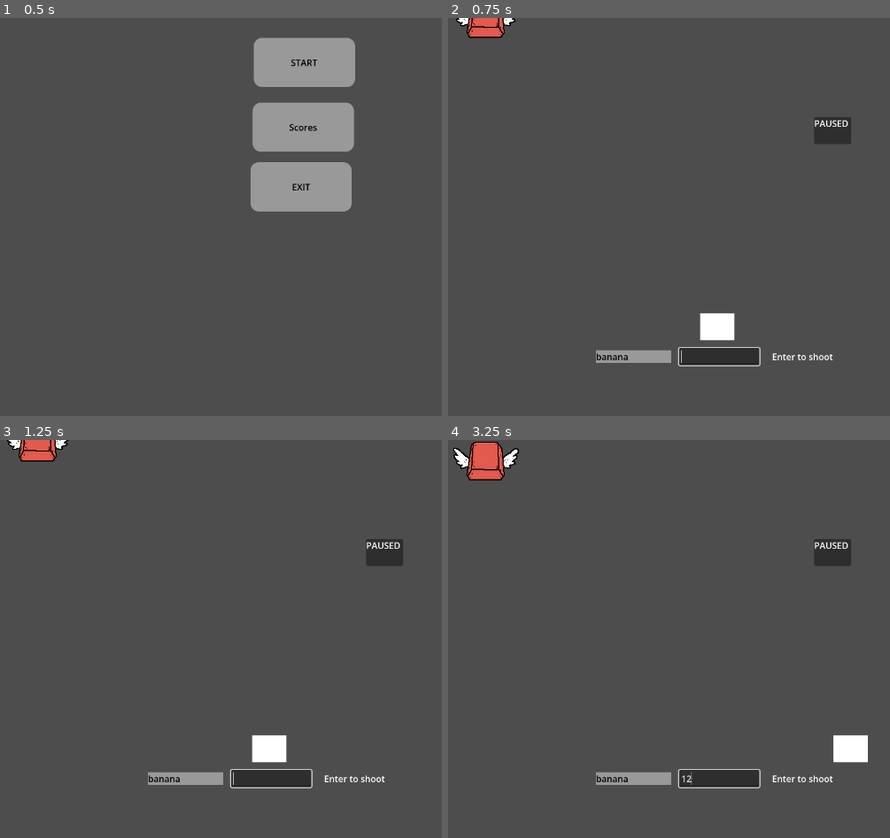
Above: before the commit, frames 1-4 (two rows, left to right).
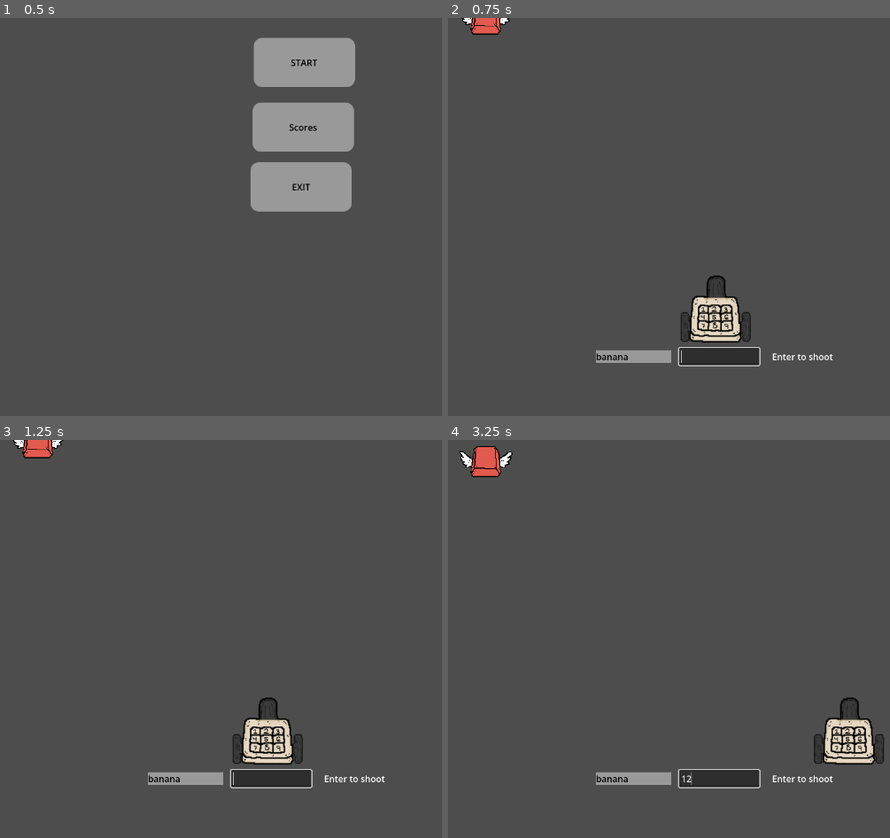
Above: after the commit, the same moments.

Repository: Jsalazar68/3390_project3
Game: Godot game, scene res://scenes/main_menu/Menu.tscn
Same seed, same stepped clock (60 frames per second), same inputs: the game is played once before the commit and once after it.
Inputs (mouse positions are in pixels of both pictures, inside the frame that each line leads up to):
- Up to frame 1 (0.5 s): no input
- Up to frame 2 (0.75 s): click "START" at 0.5 s
- Up to frame 3 (1.25 s): no input
- Up to frame 4 (3.25 s): click (717, 778) at 1.27 s; type "12" at 1.35 s; tap Enter (ui_accept) at 2, 2.27, 3.02 s; hold Right (ui_right) from 2.03 s (still down)

Frame 1 is identical in both runs. In frame 2, 2.4% of the frame differs, in the area x 1-92%, y 0-82%; in frame 3, 2.4%; in frame 4, 2.7%, in the area x 1-99%, y 0-82%.

Commit message:
cannon sprite
swapped the white box placeholder into a cannon

Diff:
--- a/Scenes/game/Enemy.tscn
+++ b/Scenes/game/Enemy.tscn
@@ -9,6 +9,7 @@
 [node name="Enemy" type="Sprite2D" unique_id=1501290424]
 texture_filter = 1
 position = Vector2(31.000004, 7.625)
+scale = Vector2(0.8, 0.8)
 texture = ExtResource("1_6vb2m")
 script = ExtResource("1_a75k1")
 
--- a/scenes/game/Game.tscn
+++ b/scenes/game/Game.tscn
@@ -2,12 +2,13 @@
 
 [ext_resource type="Script" uid="uid://58ol2dabopc0" path="res://scripts/gameplay/game.gd" id="1_iukft"]
 [ext_resource type="Script" uid="uid://cqjb5e4n1urke" path="res://scripts/gameplay/player.gd" id="2_gl6un"]
-[ext_resource type="PackedScene" uid="uid://c54ibeue7fonp" path="res://Scenes/game/Pause.tscn" id="3_gbxxb"]
+[ext_resource type="Texture2D" uid="uid://dakwv4n5sikne" path="res://assets/sprites/cannon.png" id="3_7qcb4"]
+[ext_resource type="PackedScene" uid="uid://c54ibeue7fonp" path="res://scenes/game/Pause.tscn" id="3_gbxxb"]
 
 [sub_resource type="StyleBoxFlat" id="StyleBoxFlat_gl6un"]
 
 [sub_resource type="RectangleShape2D" id="RectangleShape2D_j5yw3"]
-size = Vector2(63, 48)
+size = Vector2(86, 81)
 
 [node name="Game" type="Node2D" unique_id=529625396]
 script = ExtResource("1_iukft")
@@ -38,6 +39,7 @@
 autostart = true
 
 [node name="game_Over" type="Panel" parent="." unique_id=1727549270]
+visible = false
 offset_left = 433.0
 offset_top = 112.0
 offset_right = 719.0
@@ -105,7 +107,7 @@
 script = ExtResource("2_gl6un")
 
 [node name="CollisionShape2D" type="CollisionShape2D" parent="Player" unique_id=1226334007]
-position = Vector2(1, 0)
+position = Vector2(-3, -16.5)
 shape = SubResource("RectangleShape2D_j5yw3")
 
 [node name="ColorRect" type="ColorRect" parent="Player" unique_id=1218415276]
@@ -116,6 +118,11 @@
 
 [node name="bulletSpawn" type="Marker2D" parent="Player" unique_id=1954747163]
 position = Vector2(2, -37)
+
+[node name="Sprite2D" type="Sprite2D" parent="Player" unique_id=123931328]
+position = Vector2(0, -23)
+scale = Vector2(1.3, 1.3)
+texture = ExtResource("3_7qcb4")
 
 [node name="targetSpawn" type="Marker2D" parent="." unique_id=362909597]
 position = Vector2(356, 48)
@@ -143,6 +150,7 @@
 autostart = true
 
 [node name="CanvasLayer" type="CanvasLayer" parent="." unique_id=244474795]
+visible = false
 
 [node name="Pause" parent="CanvasLayer" unique_id=1667373569 instance=ExtResource("3_gbxxb")]
 
Binary file added: assets/sprites/cannon.png
Not shown, added: assets/sprites/cannon.png.import
